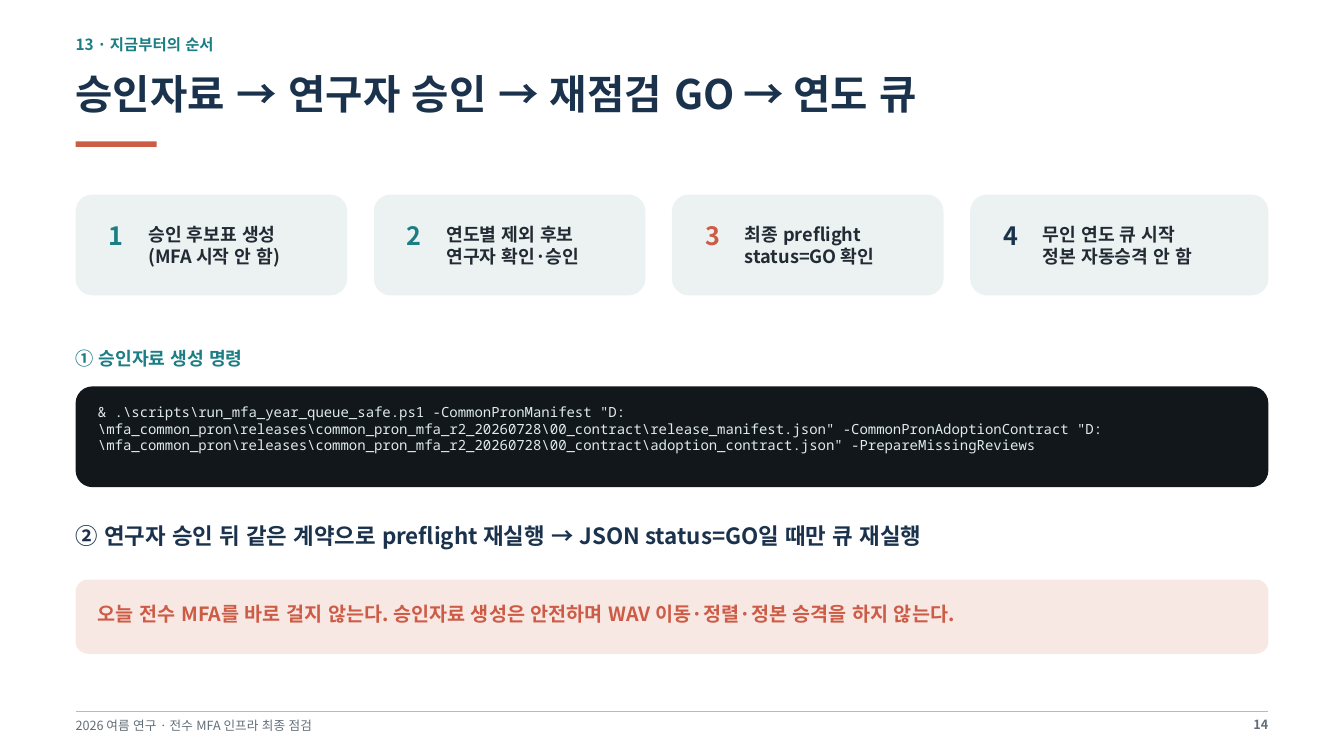
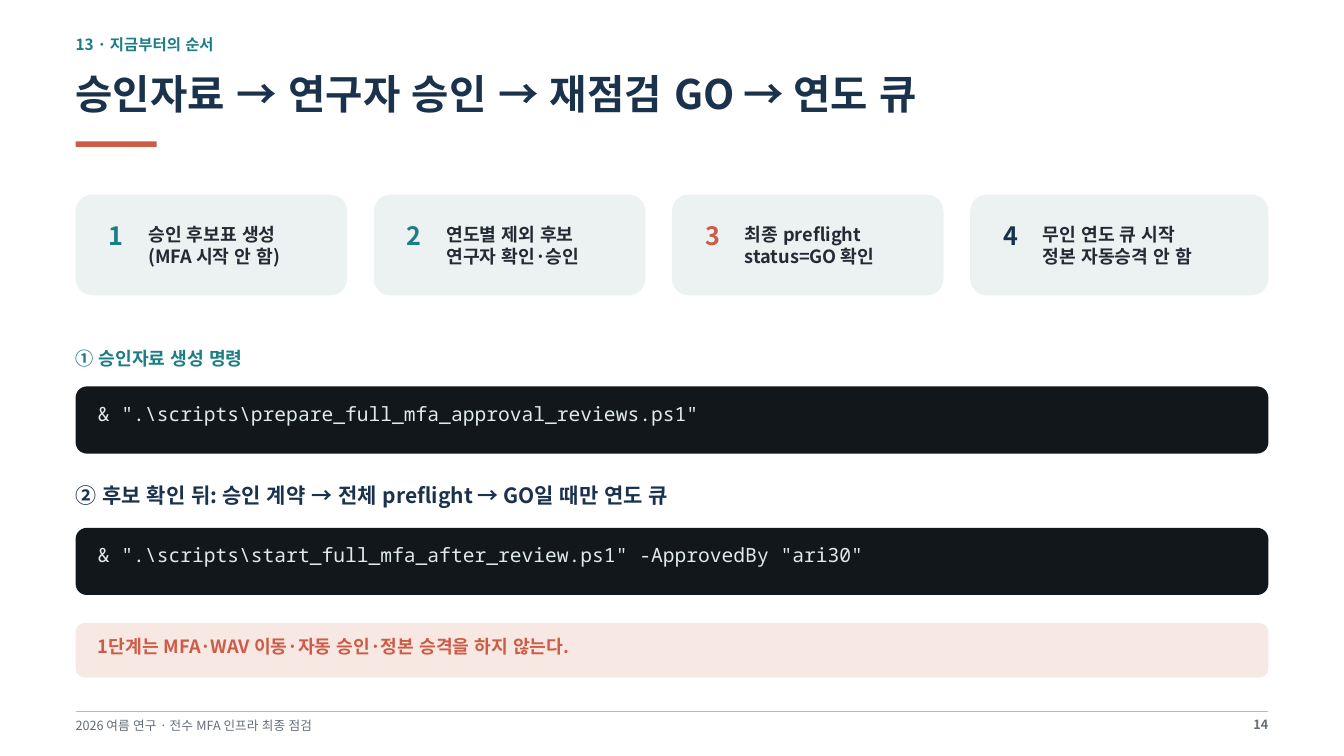
Before and after one commit to ari28526-lab/nikl-dialogue-research, a slide deck: slide 14 of outputs/presentations/MFA_research_infrastructure_final_prebulk_20260801.pptx. Drawn at 1344x756 pixels with LibreOffice and Linux fonts; fonts in the diff are those of the drawing. Boxes give left, top, right and bottom in pixels: in the first picture for what was removed or moved away, otherwise in the second. Text is boxed around its words. In the diff, an @@ line names an element or a change of style, - is before the commit and + after.

Commit message:
feat: add guided full MFA approval entrypoints

```diff
--- a/outputs/presentations/MFA_research_infrastructure_final_prebulk_20260801.pptx
+++ b/outputs/presentations/MFA_research_infrastructure_final_prebulk_20260801.pptx
@@ rounded rectangle: place and size @@
-rounded rectangle at <box>76,386,1268,487</box>
+rounded rectangle at <box>76,386,1268,454</box>
@@ text at <box>121,406,698,426</box>: text changed; size 10 to 14 pt @@
-& .\scripts\run_mfa_year_queue_safe.ps1 -CommonPronManifest "D:\mfa_common_pron\releases\common_pron_mfa_r2_20260728\00_contract\release_manifest.json" -CommonPronAdoptionContract "D:\mfa_common_pron\releases\common_pron_mfa_r2_20260728\00_contract\adoption_contract.json" -PrepareMissingReviews
+& ".\scripts\prepare_full_mfa_approval_reviews.ps1"
@@ text at <box>76,485,668,508</box>: text changed; size 16 to 15 pt @@
-② 연구자 승인 뒤 같은 계약으로 preflight 재실행 → JSON status=GO일 때만 큐 재실행
+② 후보 확인 뒤: 승인 계약 → 전체 preflight → GO일 때만 연도 큐
@@ rounded rectangle: place and size @@
-rounded rectangle at <box>76,580,1268,654</box>
+rounded rectangle at <box>76,528,1268,596</box>
@@ rounded rectangle at <box>76,528,1268,596</box>: fill #F8E8E4 to #12171C @@
@@ text added at <box>121,547,863,567</box>, 14 pt, text #DEEBE9 @@
+& ".\scripts\start_full_mfa_after_review.ps1" -ApprovedBy "ari30"
@@ rounded rectangle added at <box>76,623,1268,678</box>, fill #F8E8E4 @@
@@ text at <box>98,637,569,655</box>: text changed; size 14 to 13 pt @@
-오늘 전수 MFA를 바로 걸지 않는다. 승인자료 생성은 안전하며 WAV 이동·정렬·정본 승격을 하지 않는다.
+1단계는 MFA·WAV 이동·자동 승인·정본 승격을 하지 않는다.
```
Also in this commit, not shown: 8 other files.
